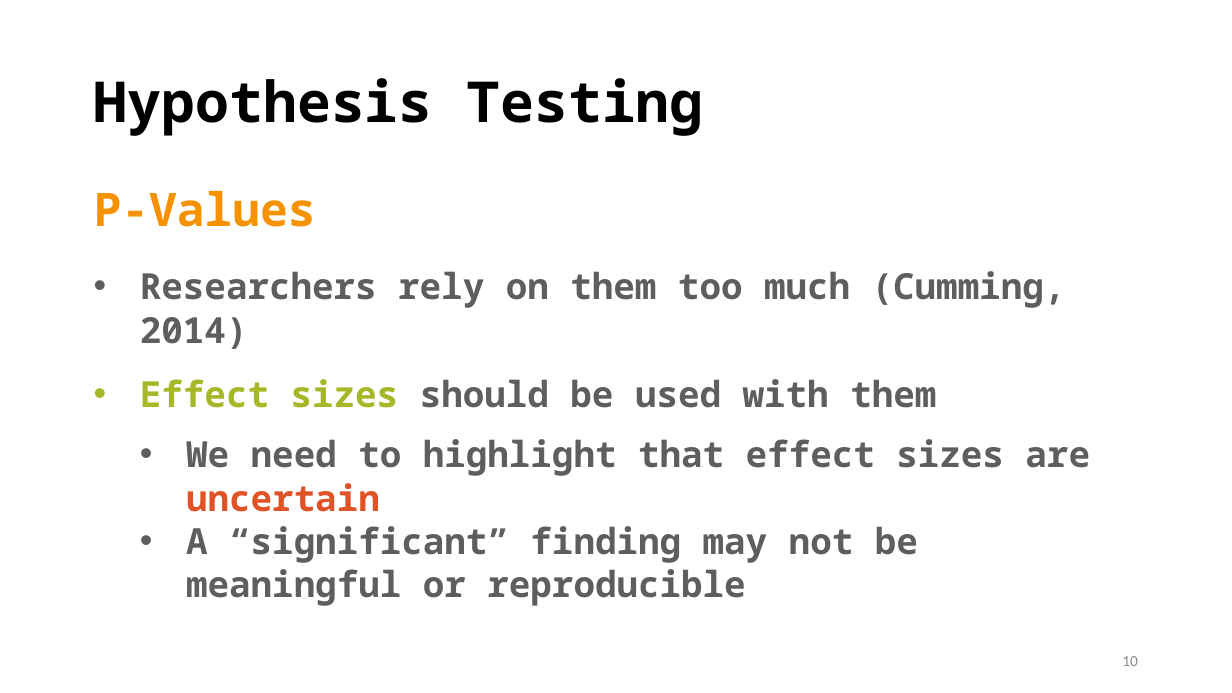
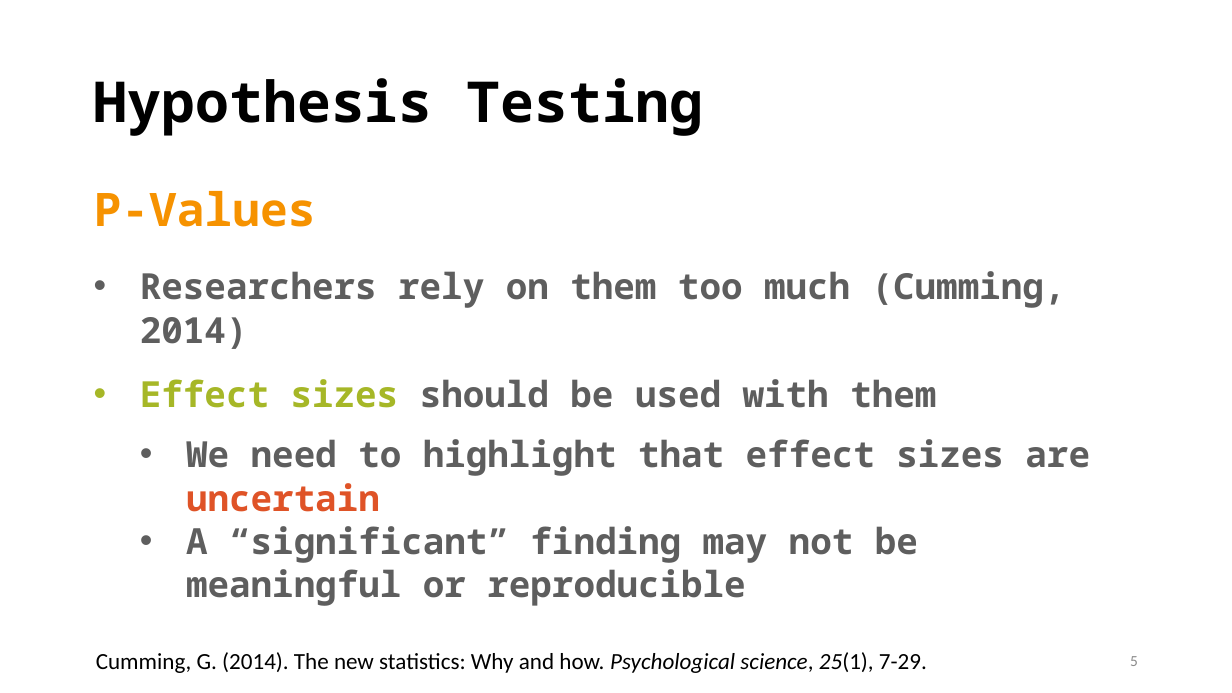
Before and after one commit to TysonStanley/EDU-6050, a slide deck: slide 5 of Slides/04_EDUC_6050_2018.pptx (slide 10 before the commit). Drawn at 1232x693 pixels with LibreOffice and Linux fonts; fonts in the diff are those of the drawing. Boxes give left, top, right and bottom in pixels: in the first picture for what was removed or moved away, otherwise in the second. Text is boxed around its words. In the diff, an @@ line names an element or a change of style, - is before the commit and + after.

```diff
--- a/Slides/04_EDUC_6050_2018.pptx
+++ b/Slides/04_EDUC_6050_2018.pptx
@@ text added at <box>96,652,927,673</box>, 18 pt, text #000000 @@
+Cumming, G. (2014). The new statistics: Why and how. Psychological science, 25(1), 7-29.
@@ page number at <box>1130,656,1138,666</box>: text changed @@
-10
+5
```
Also in this commit, not shown: 3 other slides changed, 2 slides added, 9 slides removed, 1 other file.
